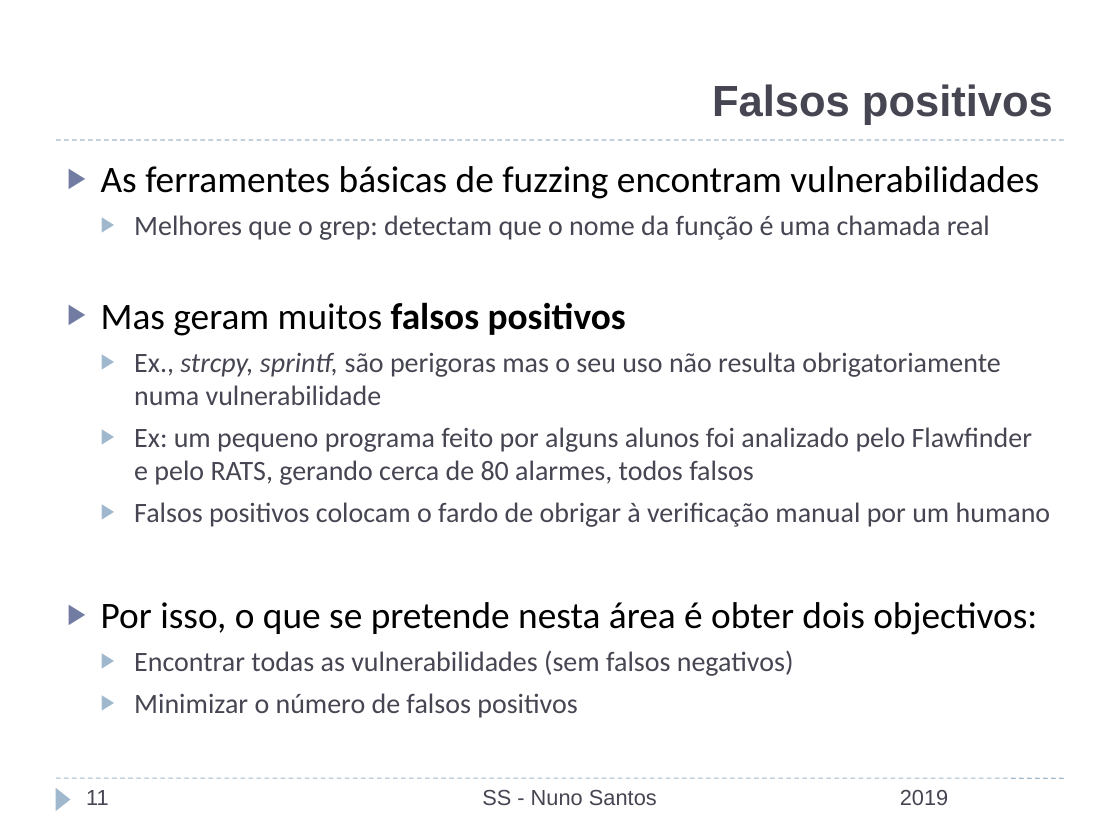
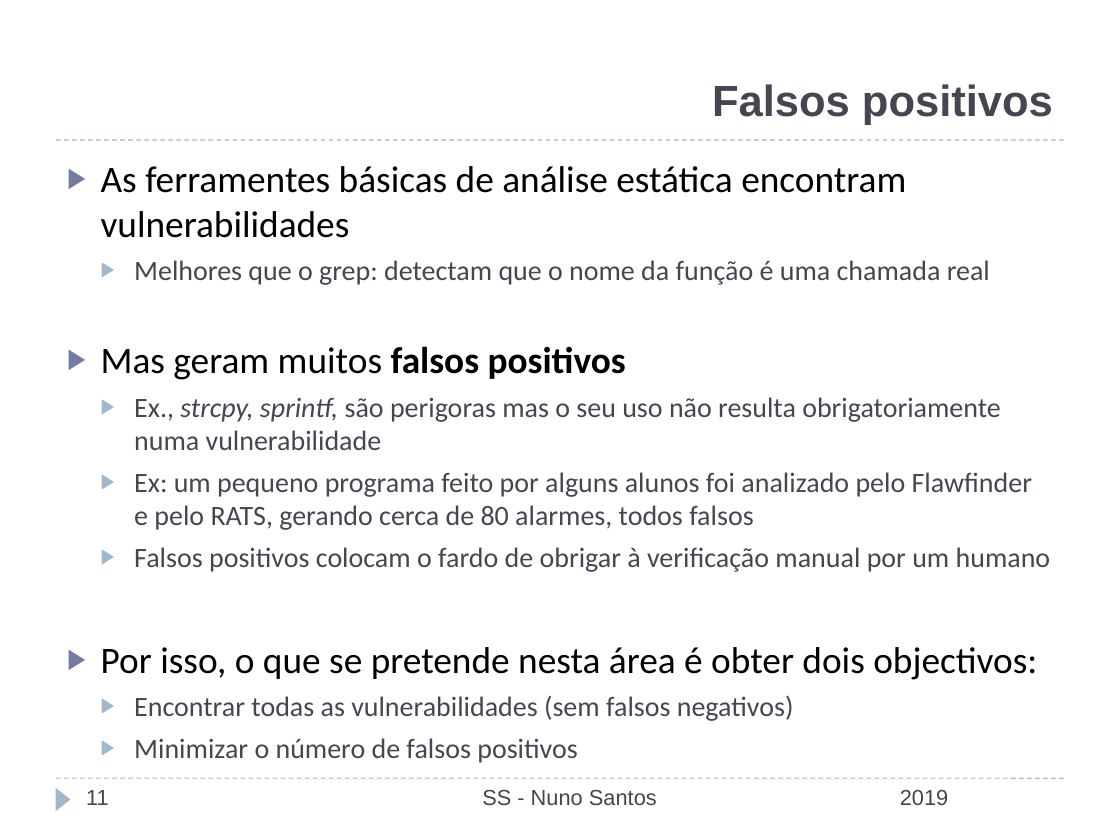
Before and after one commit to nuno-santos/acite2019, a slide deck: slide 11 of teoricas/acite2019-07-estatica_dinamica.pptx. Drawn at 1120x840 pixels with LibreOffice and Linux fonts; fonts in the diff are those of the drawing; background and template pictures are left out. Boxes give left, top, right and bottom in pixels: in the first picture for what was removed or moved away, otherwise in the second. Text is boxed around its words. In the diff, an @@ line names an element or a change of style, - is before the commit and + after.

```diff
--- a/teoricas/acite2019-07-estatica_dinamica.pptx
+++ b/teoricas/acite2019-07-estatica_dinamica.pptx
@@ text at box(101, 166, 906, 238): text changed @@
-▶ As ferramentes básicas de fuzzing encontram vulnerabilidades
+▶ As ferramentes básicas de análise estática encontram vulnerabilidades
```
Also in this commit, not shown: 1 other slide changed, 2 other files.
